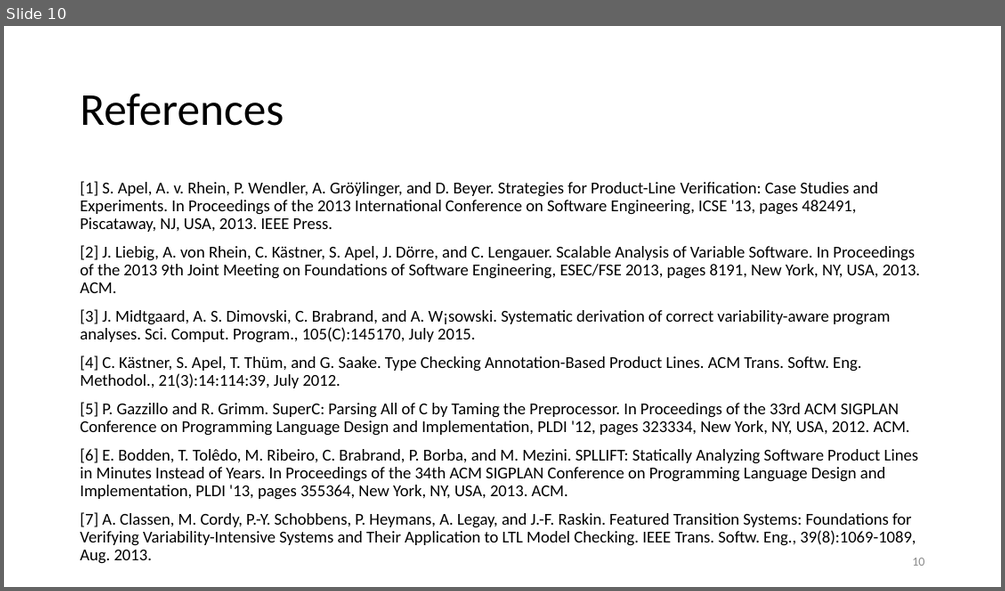
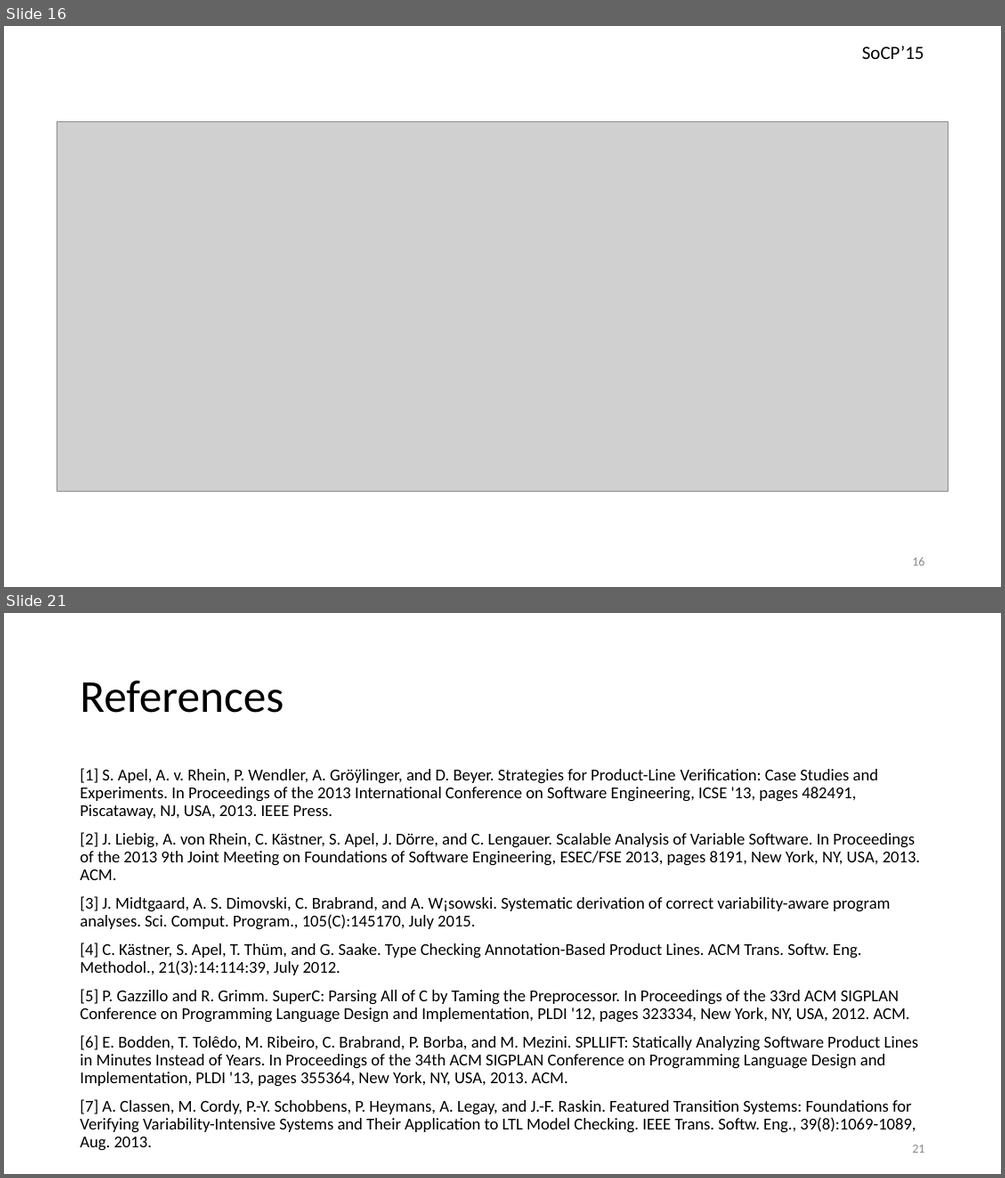
Before and after one commit to ramyshahin/ProductLineAnalysis, a slide deck: doc/quals/quals.pptx. Shown one above the other, each under a label of ours: slide 10 before the commit, slides 16 and 21 after it; the slides between them are not shown. The pictures are 1005x591 and 1005x1178 pixels, drawn with LibreOffice and Linux fonts; fonts in the diff are those of the drawing; grey boxes stand for pictures. Boxes give left, top, right and bottom in pixels: in the first picture for what was removed or moved away, otherwise in the second. Text is boxed around its words. In the diff, an @@ line names an element or a change of style, - is before the commit and + after.

```diff
--- a/doc/quals/quals.pptx
+++ b/doc/quals/quals.pptx
@@ slide 16 added at (4,26,1001,587), background #FFFFFF @@
@@ text added at (862,46,924,59), 18 pt, text #000000 @@
+SoCP’15
@@ picture added at (57,122,948,491) @@
@@ page number added at (912,557,924,565), 12 pt, text #8C8C8C @@
+16
@@ what was slide 10 is now slide 21 @@
@@ page number at (912,1144,924,1152): text changed @@
-10
+21
```
Also in this commit, not shown: 9 slides changed, 10 other slides added.
